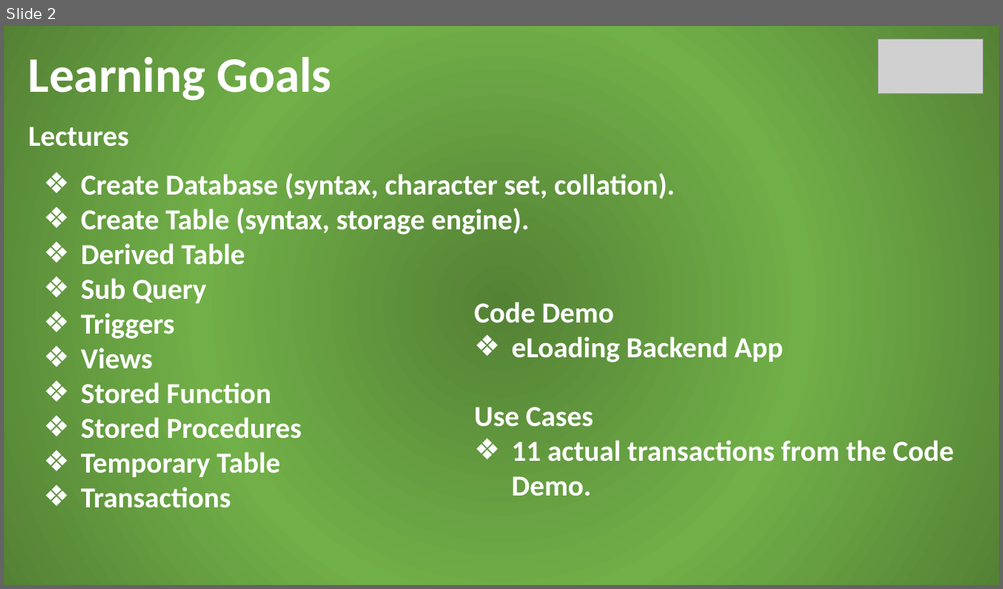
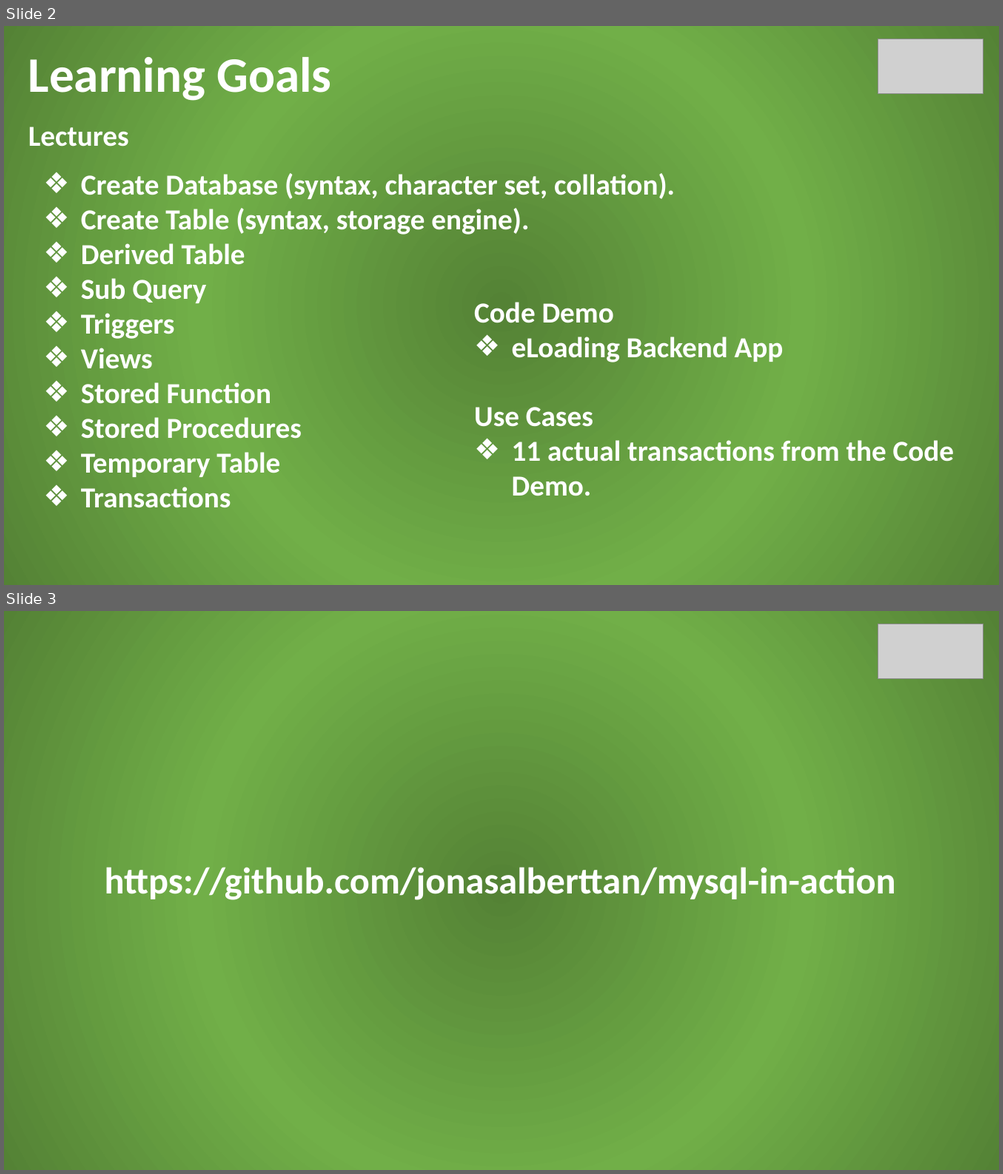
Before and after one commit to jonasalberttan/mysql-in-action, a slide deck: files/mysql-in-action-presentation.pptx. Shown one above the other, each under a label of ours: slide 2 before the commit, slides 2 and 3 after it. The pictures are 1003x589 and 1003x1174 pixels, drawn with LibreOffice and Linux fonts; fonts in the diff are those of the drawing; grey boxes stand for pictures. Boxes give left, top, right and bottom in pixels: in the first picture for what was removed or moved away, otherwise in the second. Text is boxed around its words. In the diff, an @@ line names an element or a change of style, - is before the commit and + after.

```diff
--- a/files/mysql-in-action-presentation.pptx
+++ b/files/mysql-in-action-presentation.pptx
@@ slide 3 added at [4, 611, 999, 1170], background gradient #548235 to #71AF48 @@
@@ picture added at [878, 624, 984, 679] @@
@@ text added at [105, 867, 896, 900], 36 pt, text #FFFFFF, bold @@
+https://github.com/jonasalberttan/mysql-in-action
```
Also in this commit, not shown: 4 slides changed, 1 other slide added.
